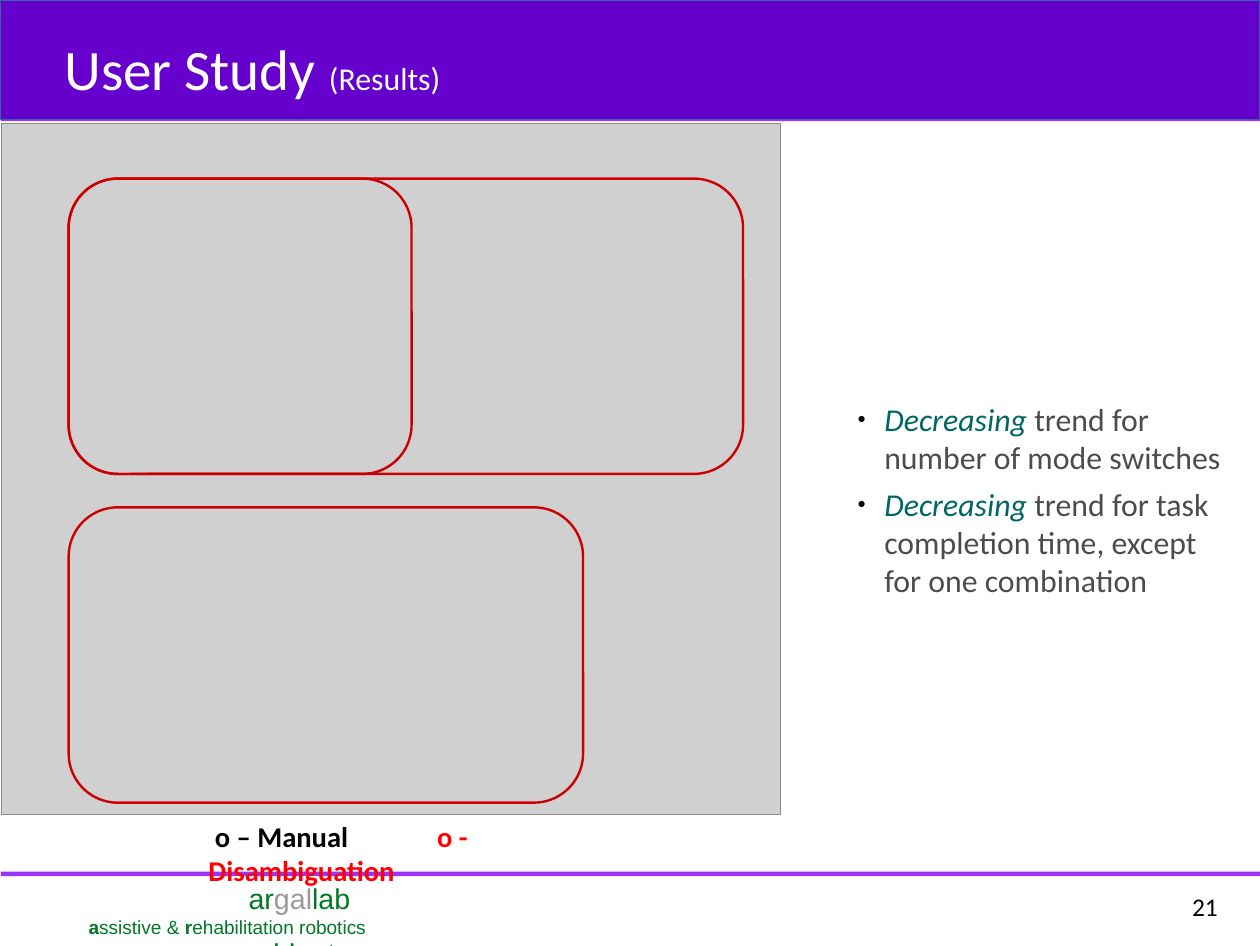
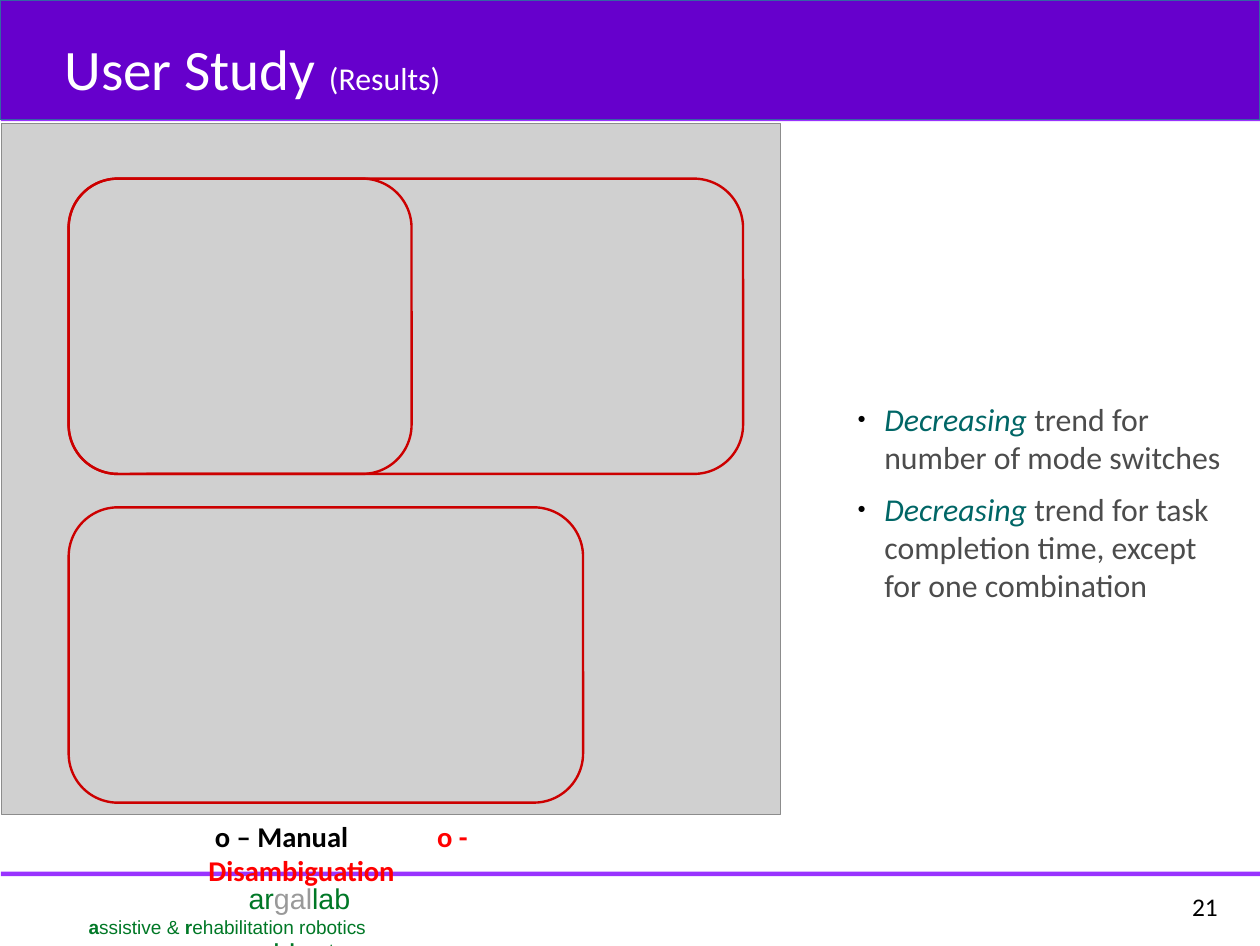
Before and after one commit to deepakgopinath/Quals_Stuff, a slide deck: slide 21 of Presentation/Deepak_ME_Quals.odp. Drawn at 1260x946 pixels with LibreOffice and Linux fonts; fonts in the diff are those of the drawing; grey boxes stand for pictures. Boxes give left, top, right and bottom in pixels: in the first picture for what was removed or moved away, otherwise in the second. Text is boxed around its words. In the diff, an @@ line names an element or a change of style, - is before the commit and + after.

```diff
--- a/Presentation/Deepak_ME_Quals.odp
+++ b/Presentation/Deepak_ME_Quals.odp
@@ text at (884,494,1208,592): paragraph removed @@
-● Decreasing trend for task completion time, except for one combination
@@ text added at (884,499,1208,597), 20 pt, text #4C4C4C @@
+● Decreasing trend for task completion time, except for one combination
```
Also in this commit, not shown: 9 other slides changed.
